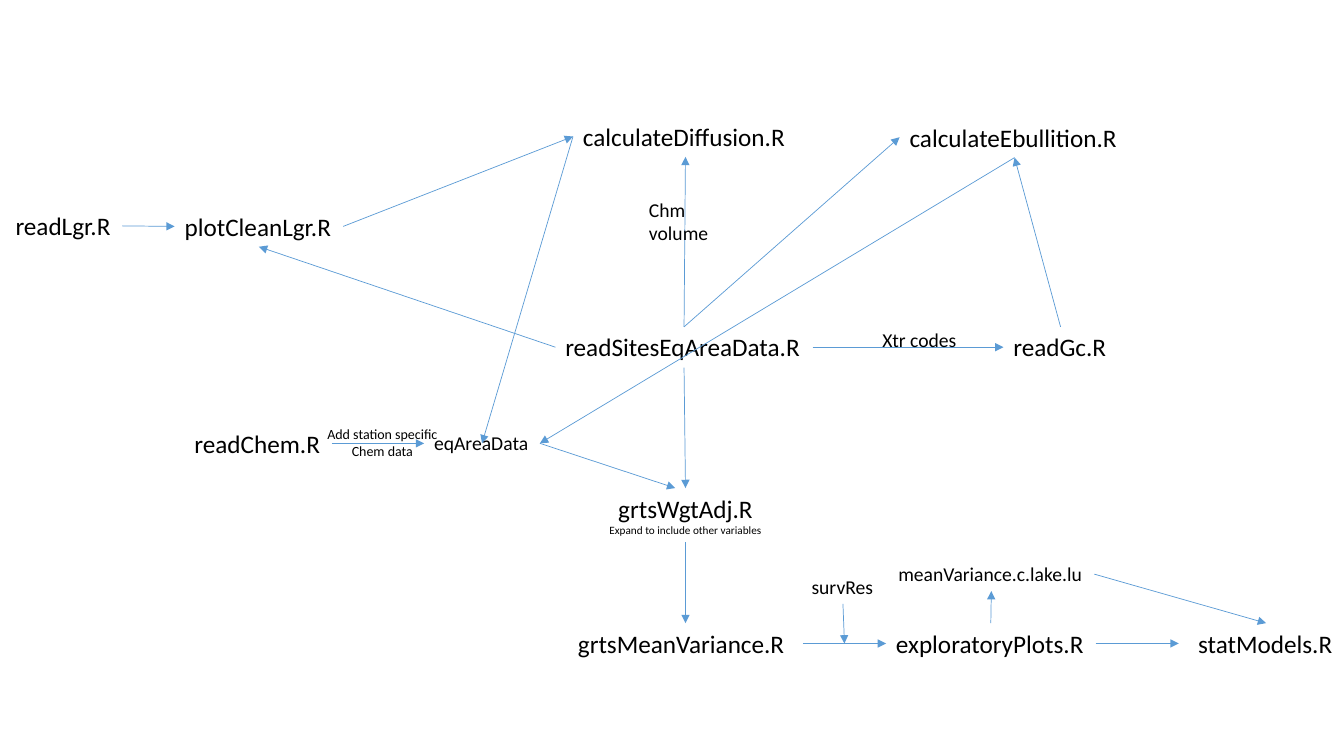
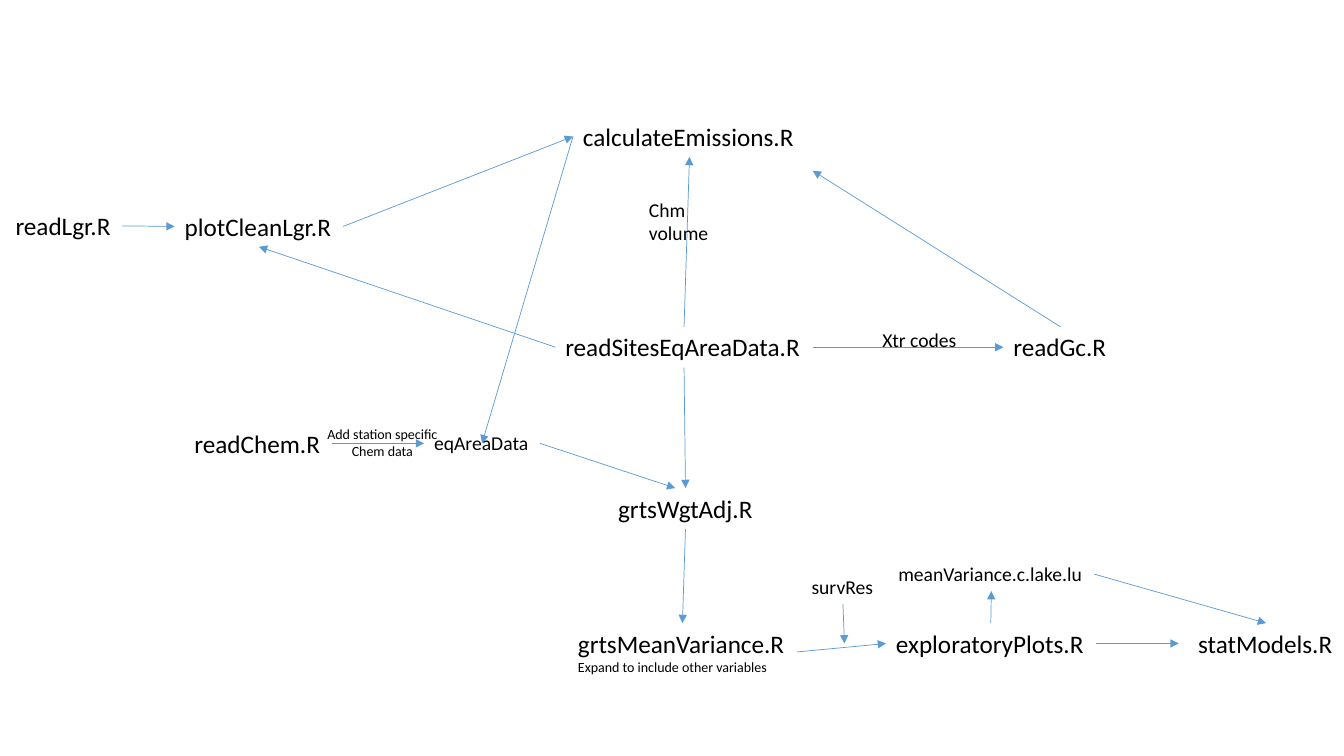
Before and after one commit to USEPA/mulitResSurvey, a slide deck: slide 1 of ohio2016/misc/workflow.pptx. Drawn at 1344x756 pixels with LibreOffice and Linux fonts; fonts in the diff are those of the drawing. Boxes give left, top, right and bottom in pixels: in the first picture for what was removed or moved away, otherwise in the second. Text is boxed around its words. In the diff, an @@ line names an element or a change of style, - is before the commit and + after.

```diff
--- a/ohio2016/misc/workflow.pptx
+++ b/ohio2016/misc/workflow.pptx
@@ text at [583, 128, 793, 147]: text changed @@
-calculateDiffusion.R
+calculateEmissions.R
@@ arrow removed from (685, 327) to (900, 137) @@
@@ text removed at [910, 129, 1117, 147] @@
-calculateEbullition.R
@@ arrow removed from (1015, 157) to (540, 444) @@
@@ arrow moved from (685, 327) - (686, 157) to (685, 327) - (690, 157) @@
@@ arrow moved from (1061, 327) - (1015, 157) to (1061, 327) - (813, 170) @@
@@ text "grtsWgtAdj.R": place and size @@
-text "grtsWgtAdj.R" at [609, 500, 762, 536]
+text "grtsWgtAdj.R" at [618, 500, 752, 523]
@@ text at [609, 526, 762, 536]: paragraph removed @@
-Expand to include other variables
@@ arrow moved from (686, 542) - (686, 623) to (686, 529) - (683, 623) @@
@@ arrow moved from (804, 643) - (886, 643) to (798, 652) - (886, 643) @@
@@ text at [578, 662, 766, 675]: paragraph added @@
+Expand to include other variables
```
Also in this commit, not shown: 1 other file.
